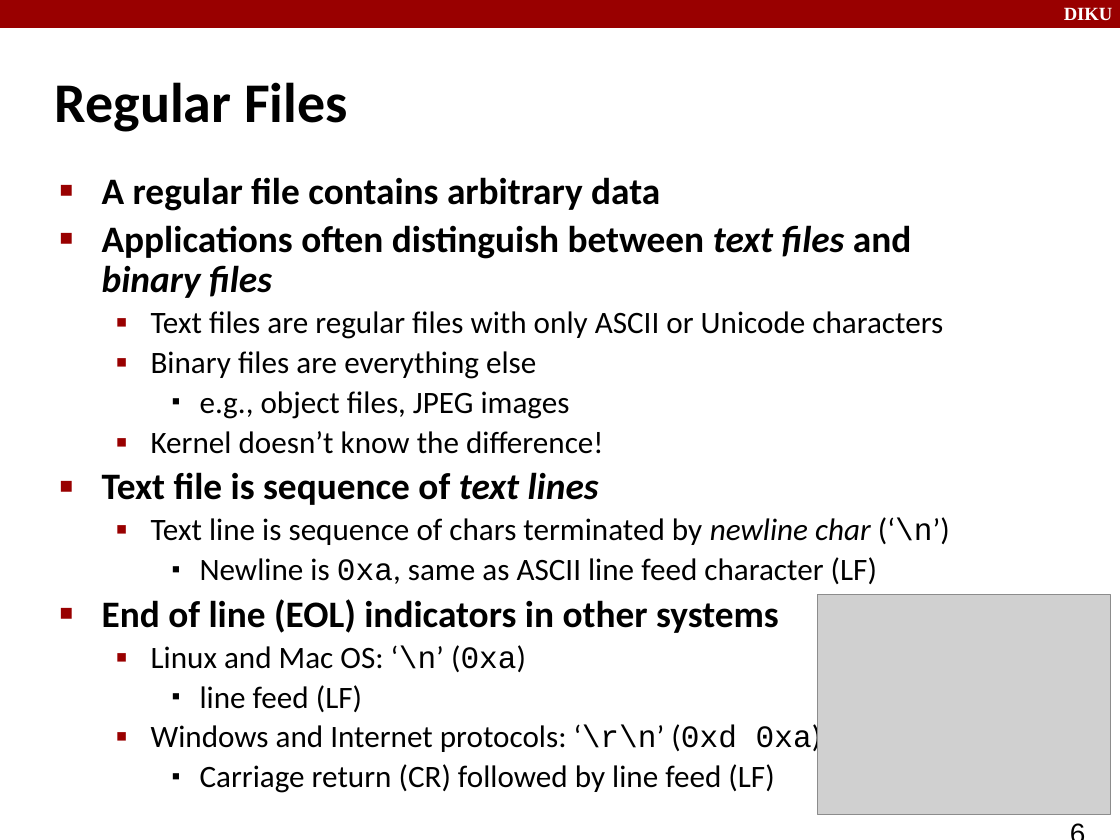
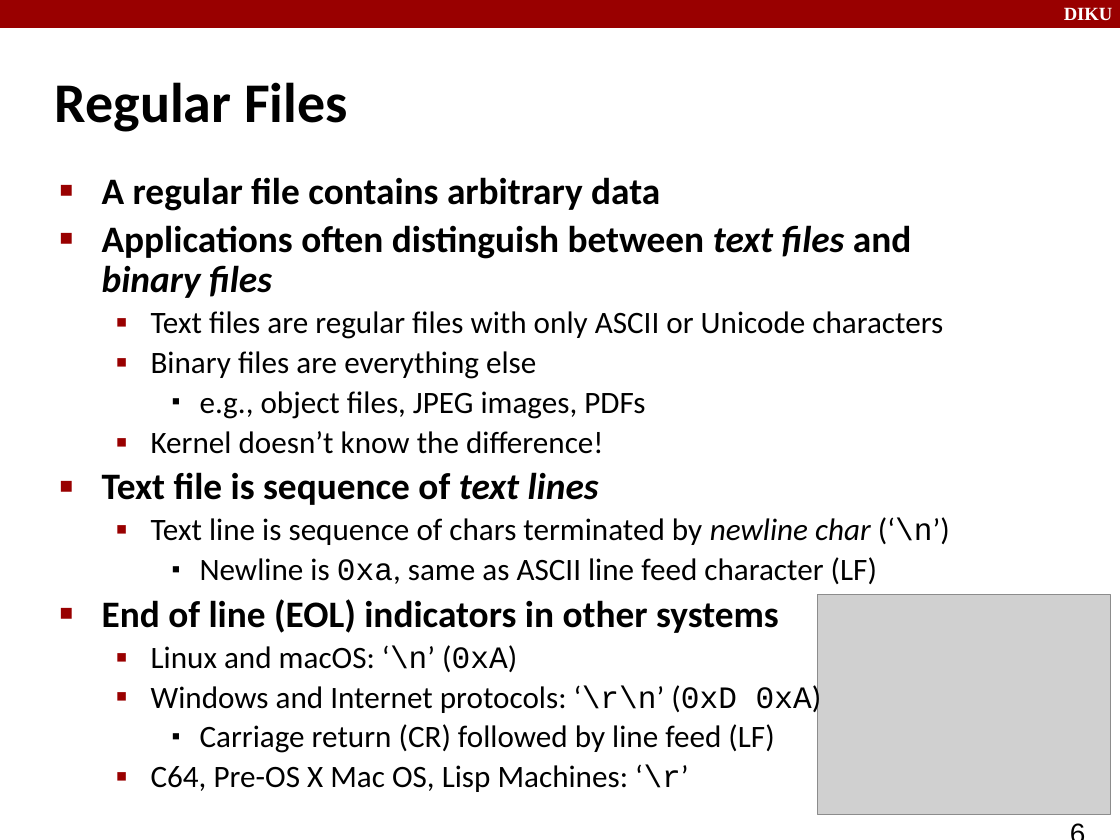
Before and after one commit to CodeLikeAGirl18/compSys-e2019-pub, a slide deck: slide 6 of material/191120_system_io/191120.odp. Drawn at 1120x840 pixels with LibreOffice and Linux fonts; fonts in the diff are those of the drawing; grey boxes stand for pictures. Boxes give left, top, right and bottom in pixels: in the first picture for what was removed or moved away, otherwise in the second. Text is boxed around its words. In the diff, an @@ line names an element or a change of style, - is before the commit and + after.

Commit message:
Lecture is ready.

```diff
--- a/material/191120_system_io/191120.odp
+++ b/material/191120_system_io/191120.odp
@@ text at (200,391,645,419): text changed @@
-    ▪ e.g., object files, JPEG images
+    ▪ e.g., object files, JPEG images, PDFs
@@ text at (151,645,822,716): text changed @@
-  ▪ Linux and Mac OS: ‘\n’ (0xa)
-    ▪ line feed (LF)
-  ▪ Windows and Internet protocols: ‘\r\n’ (0xd 0xa)
+  ▪ Linux and macOS: ‘\n’ (0xA)
+  ▪ Windows and Internet protocols: ‘\r\n’ (0xD 0xA)
@@ text at (151,764,689,792): paragraph added @@
+  ▪ C64, Pre-OS X Mac OS, Lisp Machines: ‘\r’
```
Also in this commit, not shown: 2 other slides changed, 2 other files.
